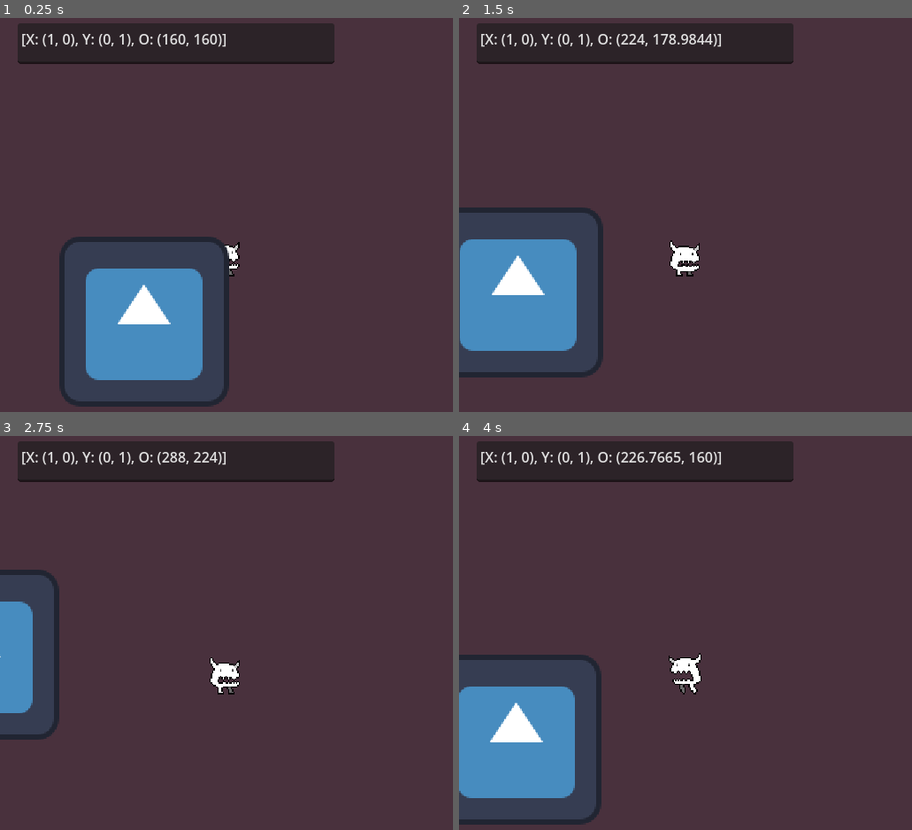
Above: before the commit, frames 1-4 (two rows, left to right).
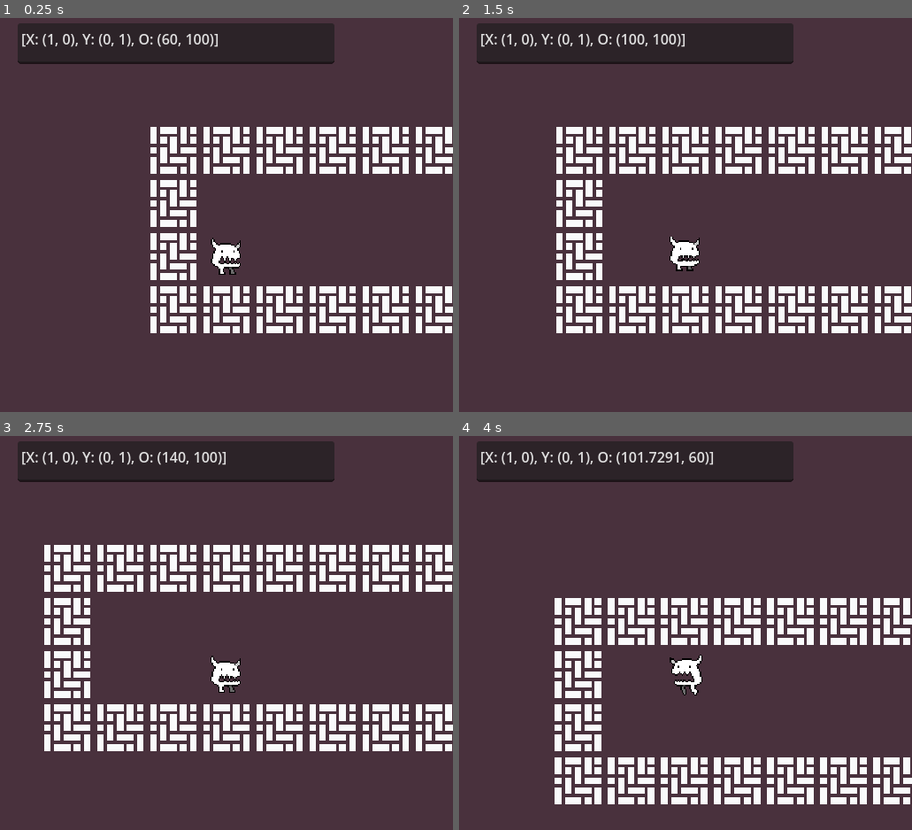
Above: after the commit, the same moments.

Repository: Gingernut151/LudumDare54
Game: Godot game, scene res://Maps/World.tscn
Same seed, same stepped clock (60 frames per second), same inputs: the game is played once before the commit and once after it. The engine's default icon, where the game draws it, is replaced by a stand-in: a white triangle on a blue panel in a dark square.
Inputs:
- Up to frame 1 (0.25 s): no input
- Up to frame 2 (1.5 s): hold D (Movement_Right) 0.53-1.28 s; hold S (Movement_Down) from 1.28 s (still down)
- Up to frame 3 (2.75 s): release S (Movement_Down) at 2.03 s; hold D (Movement_Right) from 2.03 s (still down)
- Up to frame 4 (4 s): release D (Movement_Right) at 2.78 s; hold W (Movement_Up) 2.78-3.53 s; hold A (Movement_Left) from 3.53 s (still down)

The runs differ from the first frame. In frame 1, 18% of the frame differs, in the area x 13-100%, y 4-99%; in frame 2, 20%, in the area x 0-100%, y 4-92%; in frame 3, 16%; in frame 4, 20%.

Commit message:
Adding map 01
scaling actor to use the map assets

Diff:
--- /dev/null
+++ b/Maps/Level_01.tscn
@@ -0,0 +1,137 @@
+[gd_scene load_steps=3 format=3 uid="uid://culn6rpto4vjd"]
+
+[ext_resource type="PackedScene" uid="uid://fpoihfronc6c" path="res://Scripts/Environment/Floor.tscn" id="1_7fvnv"]
+[ext_resource type="PackedScene" uid="uid://b8wb4uyuvuwmb" path="res://Scripts/Environment/Wall.tscn" id="2_33ou5"]
+
+[node name="Level_01" type="Node2D"]
+
+[node name="Wall" parent="." instance=ExtResource("2_33ou5")]
+
+[node name="Wall" parent="Wall" instance=ExtResource("2_33ou5")]
+position = Vector2(40, 0)
+
+[node name="Wall" parent="Wall/Wall" instance=ExtResource("2_33ou5")]
+position = Vector2(40, 0)
+
+[node name="Wall" parent="Wall/Wall/Wall" instance=ExtResource("2_33ou5")]
+position = Vector2(40, 0)
+
+[node name="Wall" parent="Wall/Wall/Wall/Wall" instance=ExtResource("2_33ou5")]
+position = Vector2(40, 0)
+
+[node name="Wall" parent="Wall/Wall/Wall/Wall/Wall" instance=ExtResource("2_33ou5")]
+position = Vector2(40, 0)
+
+[node name="Wall" parent="Wall/Wall/Wall/Wall/Wall/Wall" instance=ExtResource("2_33ou5")]
+position = Vector2(40, 0)
+
+[node name="Wall" parent="Wall/Wall/Wall/Wall/Wall/Wall/Wall" instance=ExtResource("2_33ou5")]
+position = Vector2(40, 0)
+
+[node name="Wall" parent="Wall/Wall/Wall/Wall/Wall/Wall/Wall/Wall" instance=ExtResource("2_33ou5")]
+position = Vector2(40, 0)
+
+[node name="Wall" parent="Wall/Wall/Wall/Wall/Wall/Wall/Wall/Wall/Wall" instance=ExtResource("2_33ou5")]
+position = Vector2(40, 0)
+
+[node name="Wall" parent="Wall/Wall/Wall/Wall/Wall/Wall/Wall/Wall/Wall/Wall" instance=ExtResource("2_33ou5")]
+position = Vector2(40, 0)
+
+[node name="Wall2" parent="Wall" instance=ExtResource("2_33ou5")]
+position = Vector2(0, 40)
+
+[node name="Floor" parent="Wall/Wall2" instance=ExtResource("1_7fvnv")]
+position = Vector2(40, 0)
+
+[node name="Floor" parent="Wall/Wall2/Floor" instance=ExtResource("1_7fvnv")]
+position = Vector2(40, 0)
+
+[node name="Floor" parent="Wall/Wall2/Floor/Floor" instance=ExtResource("1_7fvnv")]
+position = Vector2(40, 0)
+
+[node name="Floor" parent="Wall/Wall2/Floor/Floor/Floor" instance=ExtResource("1_7fvnv")]
+position = Vector2(40, 0)
+
+[node name="Floor" parent="Wall/Wall2/Floor/Floor/Floor/Floor" instance=ExtResource("1_7fvnv")]
+position = Vector2(40, 0)
+
+[node name="Floor" parent="Wall/Wall2/Floor/Floor/Floor/Floor/Floor" instance=ExtResource("1_7fvnv")]
+position = Vector2(40, 0)
+
+[node name="Floor" parent="Wall/Wall2/Floor/Floor/Floor/Floor/Floor/Floor" instance=ExtResource("1_7fvnv")]
+position = Vector2(40, 0)
+
+[node name="Floor" parent="Wall/Wall2/Floor/Floor/Floor/Floor/Floor/Floor/Floor" instance=ExtResource("1_7fvnv")]
+position = Vector2(40, 0)
+
+[node name="Floor" parent="Wall/Wall2/Floor/Floor/Floor/Floor/Floor/Floor/Floor/Floor" instance=ExtResource("1_7fvnv")]
+position = Vector2(40, 0)
+
+[node name="Floor" parent="Wall/Wall2/Floor/Floor/Floor/Floor/Floor/Floor/Floor/Floor/Floor" instance=ExtResource("1_7fvnv")]
+position = Vector2(40, 0)
+
+[node name="Wall2" parent="." instance=ExtResource("2_33ou5")]
+position = Vector2(0, 80)
+
+[node name="Floor" parent="Wall2" instance=ExtResource("1_7fvnv")]
+position = Vector2(40, 0)
+
+[node name="Floor" parent="Wall2/Floor" instance=ExtResource("1_7fvnv")]
+position = Vector2(40, 0)
+
+[node name="Floor" parent="Wall2/Floor/Floor" instance=ExtResource("1_7fvnv")]
+position = Vector2(40, 0)
+
+[node name="Floor" parent="Wall2/Floor/Floor/Floor" instance=ExtResource("1_7fvnv")]
+position = Vector2(40, 0)
+
+[node name="Floor" parent="Wall2/Floor/Floor/Floor/Floor" instance=ExtResource("1_7fvnv")]
+position = Vector2(40, 0)
+
+[node name="Floor" parent="Wall2/Floor/Floor/Floor/Floor/Floor" instance=ExtResource("1_7fvnv")]
+position = Vector2(40, 0)
+
+[node name="Floor" parent="Wall2/Floor/Floor/Floor/Floor/Floor/Floor" instance=ExtResource("1_7fvnv")]
+position = Vector2(40, 0)
+
+[node name="Floor" parent="Wall2/Floor/Floor/Floor/Floor/Floor/Floor/Floor" instance=ExtResource("1_7fvnv")]
+position = Vector2(40, 0)
+
+[node name="Floor" parent="Wall2/Floor/Floor/Floor/Floor/Floor/Floor/Floor/Floor" instance=ExtResource("1_7fvnv")]
+position = Vector2(40, 0)
+
+[node name="Floor" parent="Wall2/Floor/Floor/Floor/Floor/Floor/Floor/Floor/Floor/Floor" instance=ExtResource("1_7fvnv")]
+position = Vector2(40, 0)
+
+[node name="Wall3" parent="." instance=ExtResource("2_33ou5")]
+position = Vector2(0, 120)
+
+[node name="Wall" parent="Wall3" instance=ExtResource("2_33ou5")]
+position = Vector2(40, 0)
+
+[node name="Wall" parent="Wall3/Wall" instance=ExtResource("2_33ou5")]
+position = Vector2(40, 0)
+
+[node name="Wall" parent="Wall3/Wall/Wall" instance=ExtResource("2_33ou5")]
+position = Vector2(40, 0)
+
+[node name="Wall" parent="Wall3/Wall/Wall/Wall" instance=ExtResource("2_33ou5")]
+position = Vector2(40, 0)
+
+[node name="Wall" parent="Wall3/Wall/Wall/Wall/Wall" instance=ExtResource("2_33ou5")]
+position = Vector2(40, 0)
+
+[node name="Wall" parent="Wall3/Wall/Wall/Wall/Wall/Wall" instance=ExtResource("2_33ou5")]
+position = Vector2(40, 0)
+
+[node name="Wall" parent="Wall3/Wall/Wall/Wall/Wall/Wall/Wall" instance=ExtResource("2_33ou5")]
+position = Vector2(40, 0)
+
+[node name="Wall" parent="Wall3/Wall/Wall/Wall/Wall/Wall/Wall/Wall" instance=ExtResource("2_33ou5")]
+position = Vector2(40, 0)
+
+[node name="Wall" parent="Wall3/Wall/Wall/Wall/Wall/Wall/Wall/Wall/Wall" instance=ExtResource("2_33ou5")]
+position = Vector2(40, 0)
+
+[node name="Wall" parent="Wall3/Wall/Wall/Wall/Wall/Wall/Wall/Wall/Wall/Wall" instance=ExtResource("2_33ou5")]
+position = Vector2(40, 0)
--- a/Maps/World.tscn
+++ b/Maps/World.tscn
@@ -3,13 +3,13 @@
 [ext_resource type="Script" path="res://Maps/World.gd" id="1_d63cw"]
 [ext_resource type="PackedScene" uid="uid://1rusvemldfve" path="res://Scripts/Character.tscn" id="1_piqlw"]
 [ext_resource type="PackedScene" uid="uid://cfxcpfhbd5g1l" path="res://UI/HUD.tscn" id="2_62jf8"]
-[ext_resource type="Texture2D" uid="uid://bhd5sbyxymcru" path="res://icon.svg" id="4_47sl0"]
+[ext_resource type="PackedScene" uid="uid://culn6rpto4vjd" path="res://Maps/Level_01.tscn" id="5_qhn4n"]
 
 [node name="World" type="Node2D"]
 script = ExtResource("1_d63cw")
 
 [node name="Character" parent="." instance=ExtResource("1_piqlw")]
-position = Vector2(96, 128)
+position = Vector2(44, 85)
 
 [node name="Camera2D" type="Camera2D" parent="Character"]
 position = Vector2(16, 16)
@@ -24,9 +24,5 @@
 size_flags_horizontal = 3
 size_flags_vertical = 3
 
-[node name="TextureRect" type="TextureRect" parent="."]
-offset_left = 50.0
-offset_top = 162.0
-offset_right = 178.0
-offset_bottom = 290.0
-texture = ExtResource("4_47sl0")
+[node name="Level_01" parent="." instance=ExtResource("5_qhn4n")]
+position = Vector2(16, 17)
--- a/Scripts/Character.gd
+++ b/Scripts/Character.gd
@@ -2,7 +2,7 @@
 
 var animation_speed = 2
 var moving = false
-var tile_size = 64
+var tile_size = 40
 var inputs = {
 	"Movement_Right": Vector2.RIGHT,
 	"Movement_Left": Vector2.LEFT,
--- a/Scripts/Character.tscn
+++ b/Scripts/Character.tscn
@@ -3,6 +3,9 @@
 [ext_resource type="Script" path="res://Scripts/Character.gd" id="1_m5tni"]
 [ext_resource type="Texture2D" uid="uid://dgtjoqsjtbh5c" path="res://images/SpriteSheets/mon1_sprite_addon_2012_12_14.png" id="2_12cro"]
 
+[sub_resource type="RectangleShape2D" id="RectangleShape2D_tdcuq"]
+size = Vector2(32, 32)
+
 [sub_resource type="AtlasTexture" id="AtlasTexture_i11lx"]
 atlas = ExtResource("2_12cro")
 region = Rect2(0, 128, 64, 64)
@@ -27,6 +30,18 @@
 atlas = ExtResource("2_12cro")
 region = Rect2(320, 128, 64, 64)
 
+[sub_resource type="AtlasTexture" id="AtlasTexture_1vupd"]
+atlas = ExtResource("2_12cro")
+region = Rect2(19, 25, 23, 29)
+
+[sub_resource type="AtlasTexture" id="AtlasTexture_u1rrl"]
+atlas = ExtResource("2_12cro")
+region = Rect2(83, 25, 23, 29)
+
+[sub_resource type="AtlasTexture" id="AtlasTexture_nfkku"]
+atlas = ExtResource("2_12cro")
+region = Rect2(148, 28, 23, 26)
+
 [sub_resource type="AtlasTexture" id="AtlasTexture_pcsw8"]
 atlas = ExtResource("2_12cro")
 region = Rect2(0, 192, 64, 64)
@@ -59,21 +74,9 @@
 atlas = ExtResource("2_12cro")
 region = Rect2(448, 192, 64, 64)
 
-[sub_resource type="AtlasTexture" id="AtlasTexture_y7k4e"]
-atlas = ExtResource("2_12cro")
-region = Rect2(0, 0, 64, 64)
-
-[sub_resource type="AtlasTexture" id="AtlasTexture_gwg0r"]
-atlas = ExtResource("2_12cro")
-region = Rect2(64, 0, 64, 64)
-
-[sub_resource type="AtlasTexture" id="AtlasTexture_a5i4p"]
-atlas = ExtResource("2_12cro")
-region = Rect2(128, 0, 64, 64)
-
-[sub_resource type="AtlasTexture" id="AtlasTexture_2v13y"]
-atlas = ExtResource("2_12cro")
-region = Rect2(192, 0, 64, 64)
+[sub_resource type="AtlasTexture" id="AtlasTexture_ictgk"]
+atlas = ExtResource("2_12cro")
+region = Rect2(212, 27, 23, 27)
 
 [sub_resource type="AtlasTexture" id="AtlasTexture_0ohly"]
 atlas = ExtResource("2_12cro")
@@ -107,25 +110,25 @@
 atlas = ExtResource("2_12cro")
 region = Rect2(448, 320, 64, 64)
 
-[sub_resource type="AtlasTexture" id="AtlasTexture_crcyw"]
-atlas = ExtResource("2_12cro")
-region = Rect2(0, 64, 64, 64)
-
-[sub_resource type="AtlasTexture" id="AtlasTexture_bparj"]
-atlas = ExtResource("2_12cro")
-region = Rect2(64, 64, 64, 64)
-
-[sub_resource type="AtlasTexture" id="AtlasTexture_jonfc"]
-atlas = ExtResource("2_12cro")
-region = Rect2(128, 64, 64, 64)
-
-[sub_resource type="AtlasTexture" id="AtlasTexture_f1s7u"]
-atlas = ExtResource("2_12cro")
-region = Rect2(192, 64, 64, 64)
-
-[sub_resource type="AtlasTexture" id="AtlasTexture_ekkrg"]
-atlas = ExtResource("2_12cro")
-region = Rect2(256, 64, 64, 64)
+[sub_resource type="AtlasTexture" id="AtlasTexture_pc3ee"]
+atlas = ExtResource("2_12cro")
+region = Rect2(19, 88, 24, 30)
+
+[sub_resource type="AtlasTexture" id="AtlasTexture_4u3qq"]
+atlas = ExtResource("2_12cro")
+region = Rect2(85, 88, 24, 30)
+
+[sub_resource type="AtlasTexture" id="AtlasTexture_p8hsa"]
+atlas = ExtResource("2_12cro")
+region = Rect2(148, 87, 25, 31)
+
+[sub_resource type="AtlasTexture" id="AtlasTexture_7amkq"]
+atlas = ExtResource("2_12cro")
+region = Rect2(212, 82, 26, 33)
+
+[sub_resource type="AtlasTexture" id="AtlasTexture_bvyyi"]
+atlas = ExtResource("2_12cro")
+region = Rect2(276, 85, 26, 33)
 
 [sub_resource type="SpriteFrames" id="SpriteFrames_w3fv1"]
 animations = [{
@@ -147,6 +150,15 @@
 }, {
 "duration": 1.0,
 "texture": SubResource("AtlasTexture_d1r45")
+}, {
+"duration": 1.0,
+"texture": SubResource("AtlasTexture_1vupd")
+}, {
+"duration": 1.0,
+"texture": SubResource("AtlasTexture_u1rrl")
+}, {
+"duration": 1.0,
+"texture": SubResource("AtlasTexture_nfkku")
 }],
 "loop": true,
 "name": &"attack",
@@ -183,16 +195,16 @@
 }, {
 "frames": [{
 "duration": 1.0,
-"texture": SubResource("AtlasTexture_y7k4e")
-}, {
-"duration": 1.0,
-"texture": SubResource("AtlasTexture_gwg0r")
-}, {
-"duration": 1.0,
-"texture": SubResource("AtlasTexture_a5i4p")
-}, {
-"duration": 1.0,
-"texture": SubResource("AtlasTexture_2v13y")
+"texture": SubResource("AtlasTexture_1vupd")
+}, {
+"duration": 1.0,
+"texture": SubResource("AtlasTexture_u1rrl")
+}, {
+"duration": 1.0,
+"texture": SubResource("AtlasTexture_nfkku")
+}, {
+"duration": 1.0,
+"texture": SubResource("AtlasTexture_ictgk")
 }],
 "loop": true,
 "name": &"idle",
@@ -229,41 +241,41 @@
 }, {
 "frames": [{
 "duration": 1.0,
-"texture": SubResource("AtlasTexture_crcyw")
-}, {
-"duration": 1.0,
-"texture": SubResource("AtlasTexture_bparj")
-}, {
-"duration": 1.0,
-"texture": SubResource("AtlasTexture_jonfc")
-}, {
-"duration": 1.0,
-"texture": SubResource("AtlasTexture_f1s7u")
-}, {
-"duration": 1.0,
-"texture": SubResource("AtlasTexture_ekkrg")
+"texture": SubResource("AtlasTexture_pc3ee")
+}, {
+"duration": 1.0,
+"texture": SubResource("AtlasTexture_4u3qq")
+}, {
+"duration": 1.0,
+"texture": SubResource("AtlasTexture_p8hsa")
+}, {
+"duration": 1.0,
+"texture": SubResource("AtlasTexture_7amkq")
+}, {
+"duration": 1.0,
+"texture": SubResource("AtlasTexture_bvyyi")
 }],
 "loop": true,
 "name": &"walk",
 "speed": 16.0
 }]
-
-[sub_resource type="RectangleShape2D" id="RectangleShape2D_tdcuq"]
-size = Vector2(32, 32)
 
 [node name="Character" type="Area2D"]
 texture_filter = 1
 position = Vector2(256, 288)
 script = ExtResource("1_m5tni")
 
-[node name="AnimatedSprite2D" type="AnimatedSprite2D" parent="."]
-sprite_frames = SubResource("SpriteFrames_w3fv1")
-animation = &"idle"
-centered = false
-offset = Vector2(-16, -22)
-
 [node name="CollisionShape2D" type="CollisionShape2D" parent="."]
 position = Vector2(16, 16)
 shape = SubResource("RectangleShape2D_tdcuq")
 
+[node name="AnimatedSprite2D" type="AnimatedSprite2D" parent="."]
+position = Vector2(20, 24)
+sprite_frames = SubResource("SpriteFrames_w3fv1")
+animation = &"walk"
+centered = false
+offset = Vector2(-16, -22)
+
 [node name="RayCast2D" type="RayCast2D" parent="."]
+position = Vector2(15, 18)
+target_position = Vector2(0, 16)
--- /dev/null
+++ b/Scripts/Environment/Floor.tscn
@@ -0,0 +1,22 @@
+[gd_scene load_steps=4 format=3 uid="uid://fpoihfronc6c"]
+
+[ext_resource type="Texture2D" uid="uid://cg335wvg271av" path="res://images/SpriteSheets/monochrome-transparent_packed.png" id="1_dhf1j"]
+
+[sub_resource type="RectangleShape2D" id="RectangleShape2D_ecj0k"]
+size = Vector2(40, 40)
+
+[sub_resource type="AtlasTexture" id="AtlasTexture_oxdjq"]
+atlas = ExtResource("1_dhf1j")
+region = Rect2(0, 0, 16, 16)
+
+[node name="Floor" type="StaticBody2D"]
+
+[node name="CollisionShape2D" type="CollisionShape2D" parent="."]
+position = Vector2(20, 20)
+shape = SubResource("RectangleShape2D_ecj0k")
+disabled = true
+
+[node name="TextureRect" type="TextureRect" parent="."]
+offset_right = 40.0
+offset_bottom = 40.0
+texture = SubResource("AtlasTexture_oxdjq")
--- /dev/null
+++ b/Scripts/Environment/Wall.tscn
@@ -0,0 +1,30 @@
+[gd_scene load_steps=5 format=3 uid="uid://b8wb4uyuvuwmb"]
+
+[ext_resource type="Texture2D" uid="uid://cg335wvg271av" path="res://images/SpriteSheets/monochrome-transparent_packed.png" id="1_na7s5"]
+
+[sub_resource type="RectangleShape2D" id="RectangleShape2D_oxqi2"]
+size = Vector2(40, 40)
+
+[sub_resource type="AtlasTexture" id="AtlasTexture_f6xni"]
+atlas = ExtResource("1_na7s5")
+region = Rect2(1, 1, 16, 16)
+
+[sub_resource type="AtlasTexture" id="AtlasTexture_2jr2p"]
+atlas = ExtResource("1_na7s5")
+region = Rect2(256, 0, 16, 16)
+
+[node name="Wall" type="StaticBody2D"]
+
+[node name="CollisionShape2D" type="CollisionShape2D" parent="."]
+position = Vector2(20, 20)
+shape = SubResource("RectangleShape2D_oxqi2")
+
+[node name="TextureRect" type="TextureRect" parent="."]
+offset_right = 40.0
+offset_bottom = 40.0
+texture = SubResource("AtlasTexture_f6xni")
+
+[node name="Sprite2D" type="Sprite2D" parent="."]
+position = Vector2(20, 20)
+scale = Vector2(2.5, 2.5)
+texture = SubResource("AtlasTexture_2jr2p")
Binary file added: images/SpriteSheets/monochrome-transparent_packed.png
Not shown, added: images/SpriteSheets/monochrome-transparent_packed.png.import
Binary file added: images/SpriteSheets/monochrome_packed.png
Not shown, added: images/SpriteSheets/monochrome_packed.png.import
